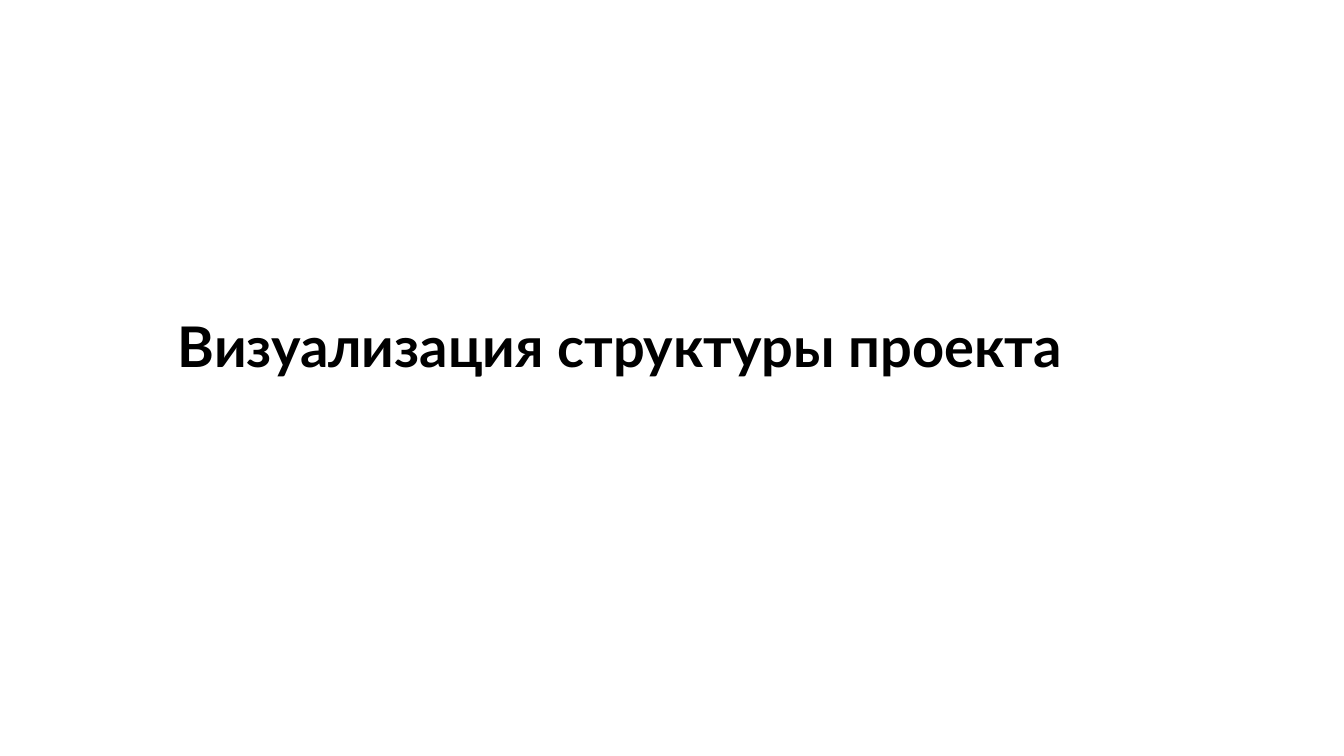
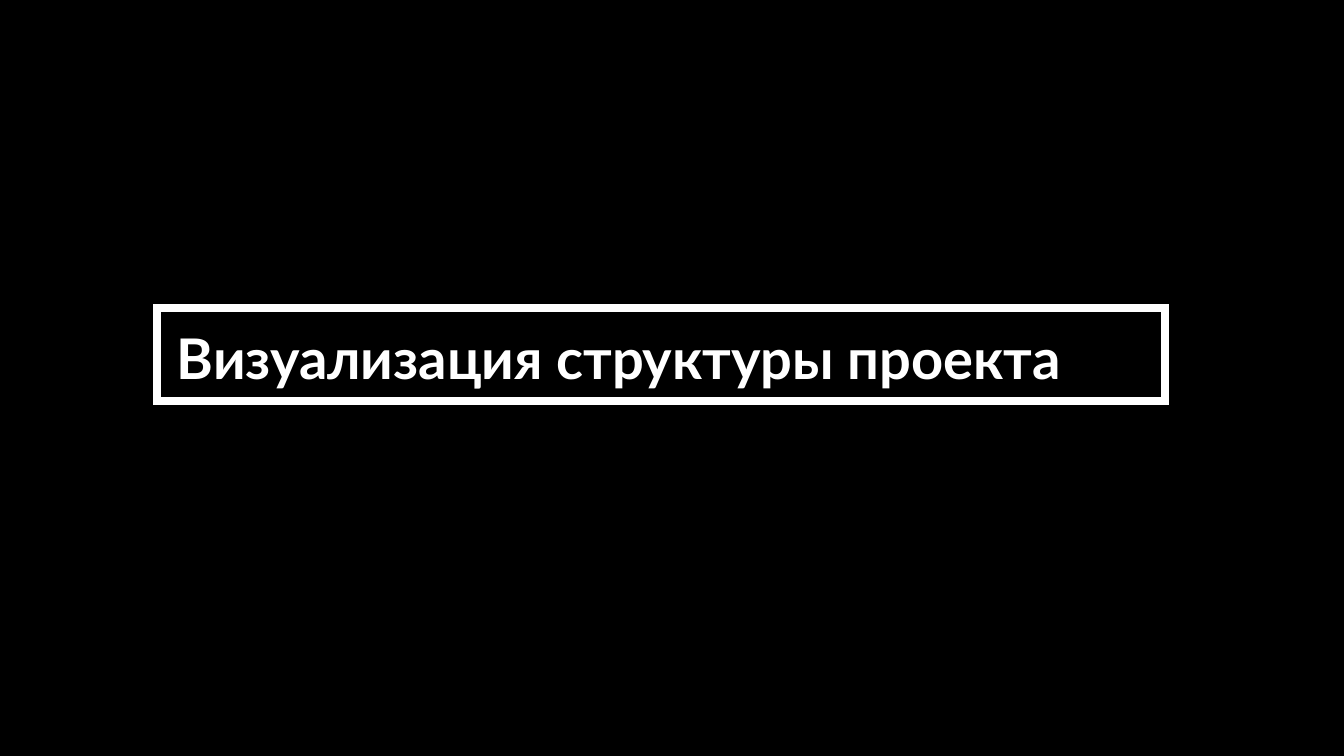
Before and after one commit to FFlop235/School_Project, a slide deck: slide 9 of Анализ оценок из Сетевого Города.pptx (slide 10 before the commit). Drawn at 1344x756 pixels with LibreOffice and Linux fonts; fonts in the diff are those of the drawing. Boxes give left, top, right and bottom in pixels: in the first picture for what was removed or moved away, otherwise in the second. Text is boxed around its words. In the diff, an @@ line names an element or a change of style, - is before the commit and + after.

```diff
--- a/Анализ оценок из Сетевого Города.pptx
+++ b/Анализ оценок из Сетевого Города.pptx
@@ background #FFFFFF to #000000 @@
@@ rectangle added at (157,309,1166,401), outline #FFFFFF 6 pt @@
@@ text "Визуализация структуры проекта": place and size @@
-text "Визуализация структуры проекта" at (178,326,1062,377)
+text "Визуализация структуры проекта" at (177,338,1061,389)
@@ text "Визуализация структуры проекта" at (177,338,1061,389): text colour #000000 to #FFFFFF @@
```
Also in this commit, not shown: 8 other slides changed, 13 slides added, 1 slide removed.
